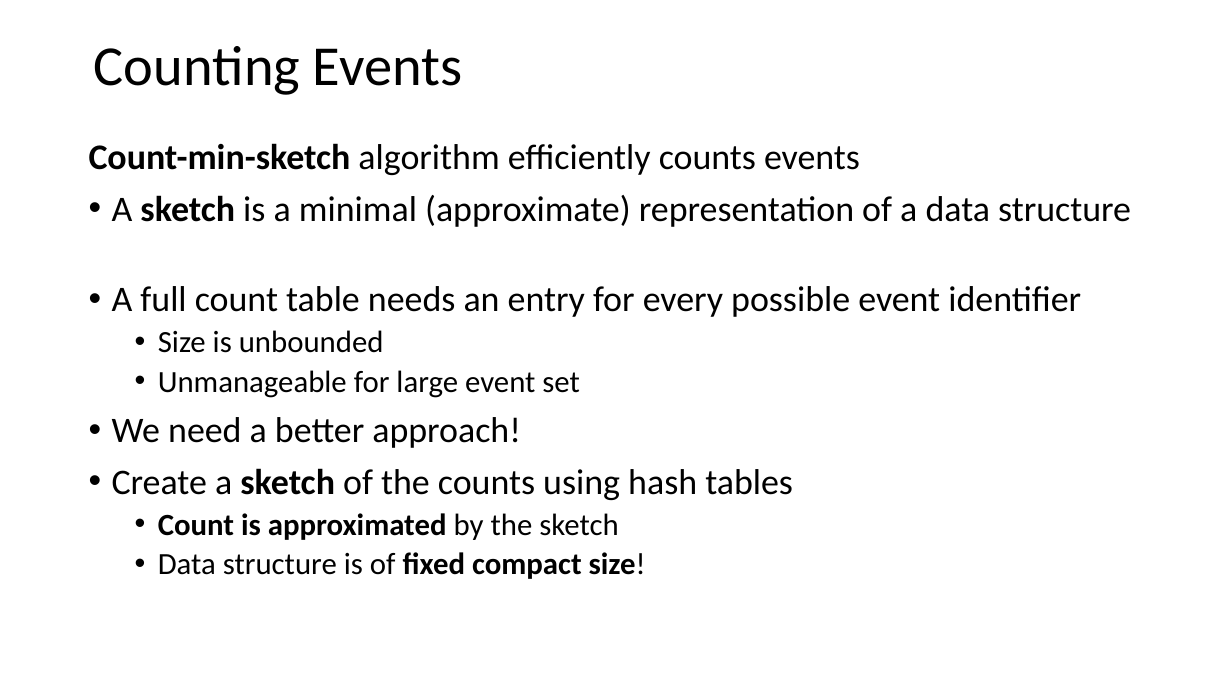
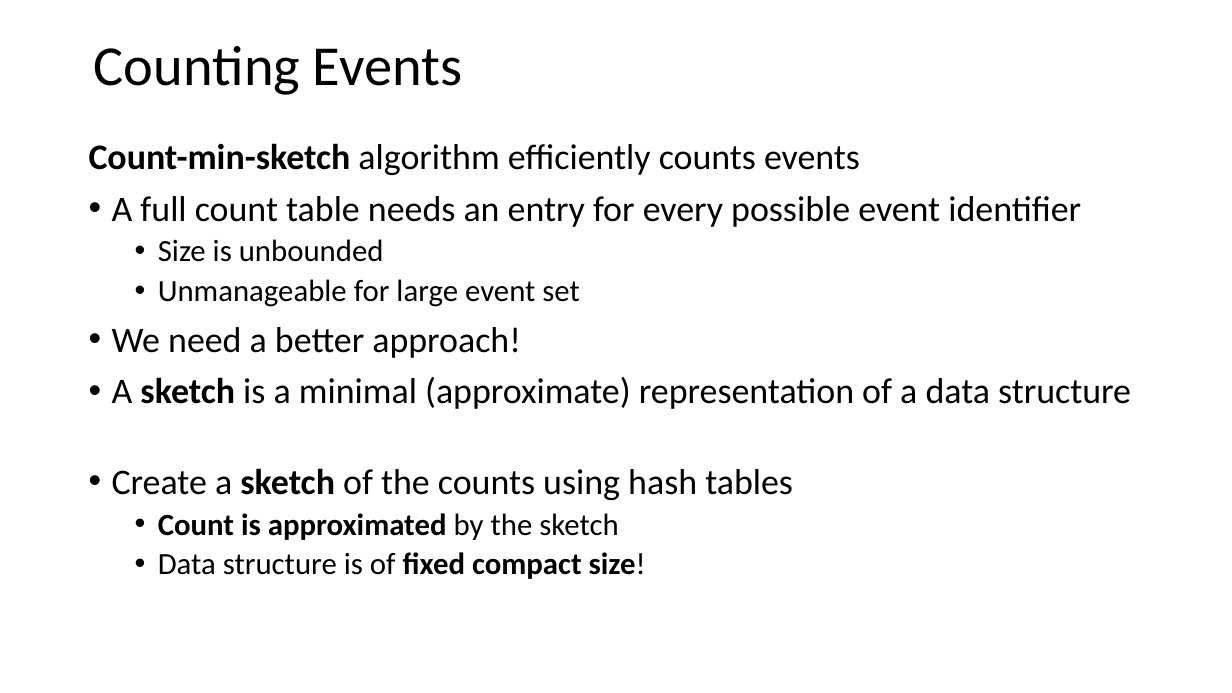
Before and after one commit to tenevian/Harvard-SSP-Data-Mining, a slide deck: slide 64 of slides/3_StreamingAnalytics.pptx (slide 62 before the commit). Drawn at 1232x693 pixels with LibreOffice and Linux fonts; fonts in the diff are those of the drawing. Boxes give left, top, right and bottom in pixels: in the first picture for what was removed or moved away, otherwise in the second. Text is boxed around its words. In the diff, an @@ line names an element or a change of style, - is before the commit and + after.

```diff
--- a/slides/3_StreamingAnalytics.pptx
+++ b/slides/3_StreamingAnalytics.pptx
@@ text at <box>112,195,1131,227</box>: paragraph removed @@
-• A sketch is a minimal (approximate) representation of a data structure
@@ text at <box>112,377,1131,409</box>: paragraph added @@
+• A sketch is a minimal (approximate) representation of a data structure
```
Also in this commit, not shown: 9 other slides changed, 2 slides added.
